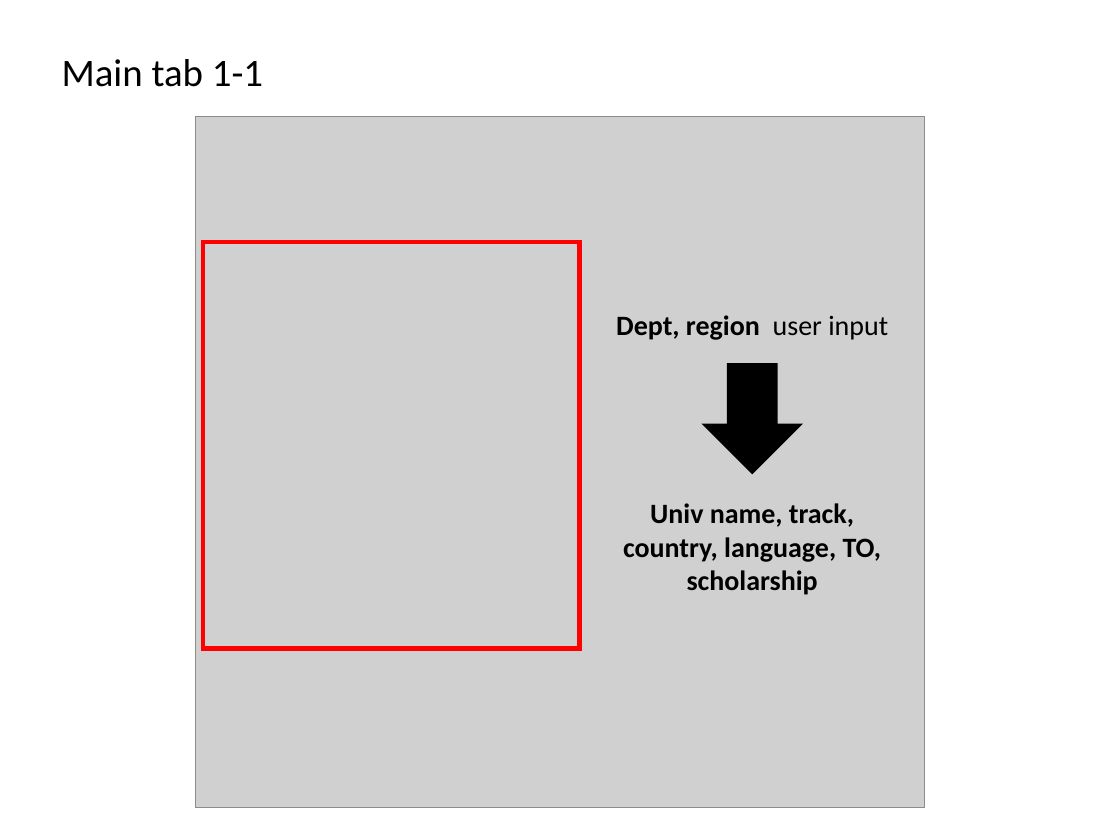
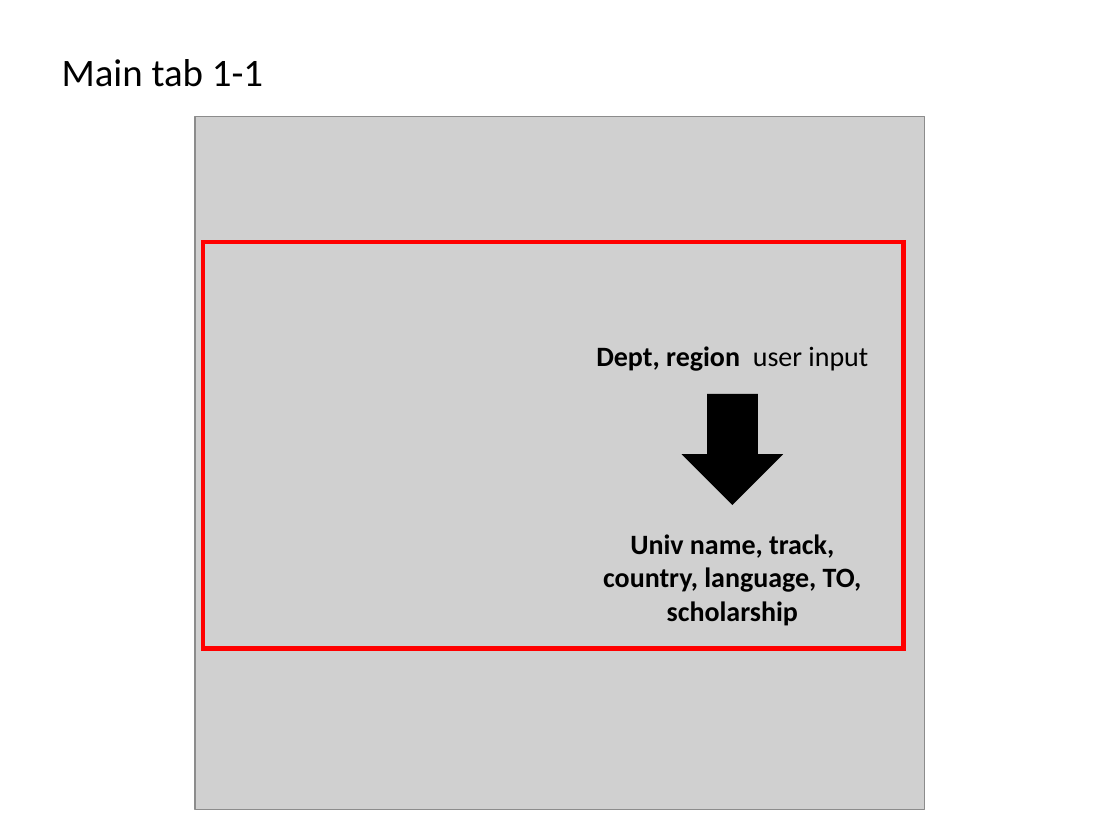
Before and after one commit to hy2850/CS360-HOEP-Project, a slide deck: slide 12 of v20181203 Final Presentation.pptx (slide 11 before the commit). Drawn at 1120x840 pixels with LibreOffice and Linux fonts; fonts in the diff are those of the drawing; grey boxes stand for pictures. Boxes give left, top, right and bottom in pixels: in the first picture for what was removed or moved away, otherwise in the second. Text is boxed around its words. In the diff, an @@ line names an element or a change of style, - is before the commit and + after.

```diff
--- a/v20181203 Final Presentation.pptx
+++ b/v20181203 Final Presentation.pptx
@@ rectangle: place and size @@
-rectangle at (203, 242, 579, 648)
+rectangle at (203, 242, 904, 648)
@@ 2 texts, 1 right arrow: place and size @@
-2 texts, 1 right arrow at (616, 315, 888, 595)
+2 texts, 1 right arrow at (596, 346, 868, 626)
```
Also in this commit, not shown: 7 other slides changed, 1 slide added, 3 other files.
